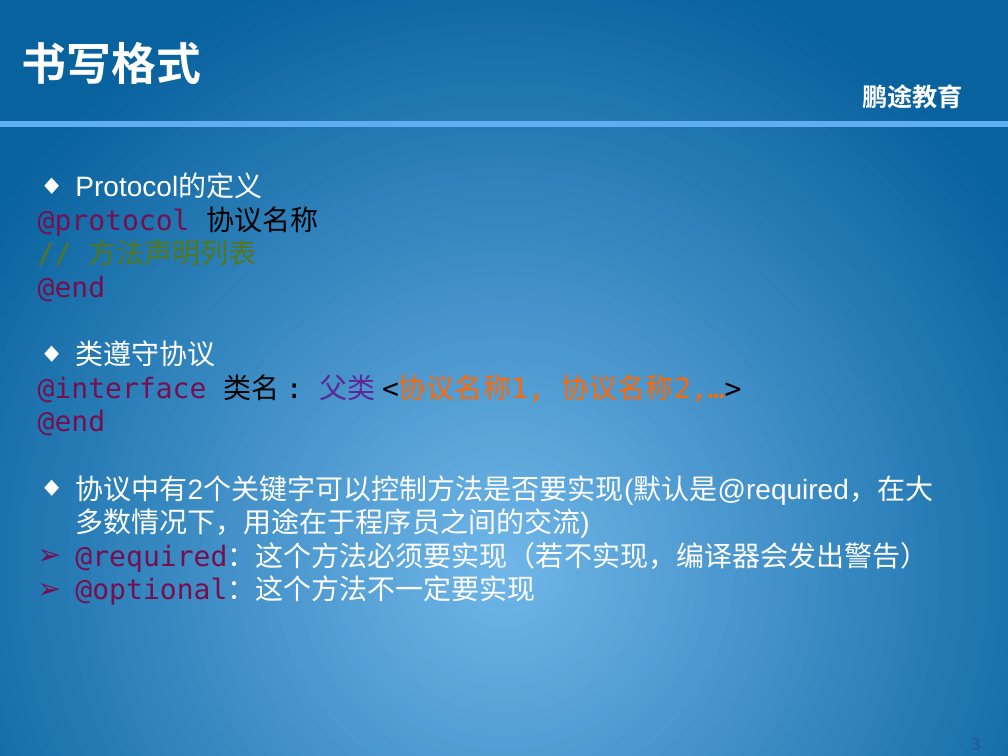
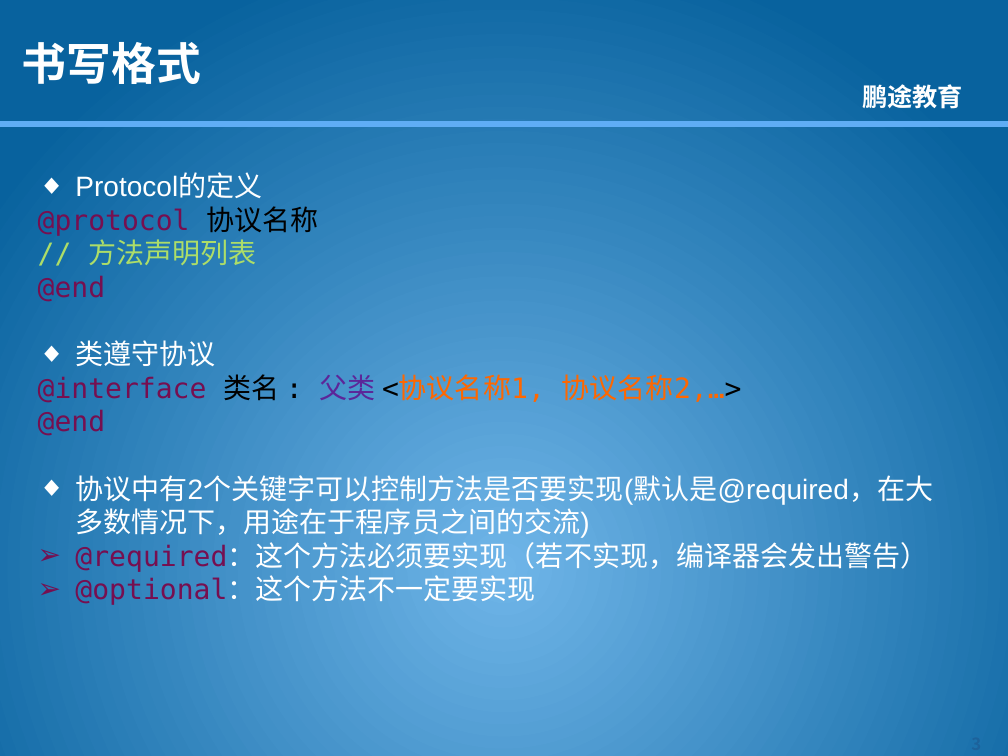
Before and after one commit to kkdmh77/gjh_baoche, a slide deck: slide 4 of 资料/课件/OC/OC语言-4.2-设计模式-委托.pptx. Drawn at 1008x756 pixels with LibreOffice and Linux fonts; fonts in the diff are those of the drawing; background and template pictures are left out. Boxes give left, top, right and bottom in pixels: in the first picture for what was removed or moved away, otherwise in the second. Text is boxed around its words. In the diff, an @@ line names an element or a change of style, - is before the commit and + after.

```diff
--- a/资料/课件/OC/OC语言-4.2-设计模式-委托.pptx
+++ b/资料/课件/OC/OC语言-4.2-设计模式-委托.pptx
@@ text at [88,239,256,265]: text colour #567719 to #ADDD68 in "// 方法声明列表" @@
```
Also in this commit, not shown: 1 other slide changed, 6 slides added, 54 other files.
